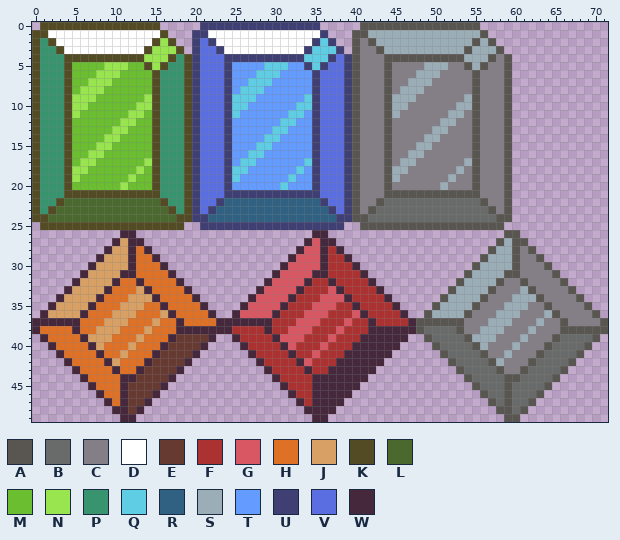
Two versions of one sprite sheet, assets/ui/base_ui_icons.png. Above, as it was before the edit.
The file is 72x50 pixels.
Palette (. is transparent): A #595652  B #696a6a  C #847e87  D #ffffff  E #663931  F #ac3232  G #d95763  H #df7126  J #d9a066  K #524b24  L #4b692f  M #6abe30  N #99e550  P #37946e  Q #5fcde4  R #306082  S #9badb7  T #639bff  U #3f3f74  V #5b6ee1  W #45283c
New version:
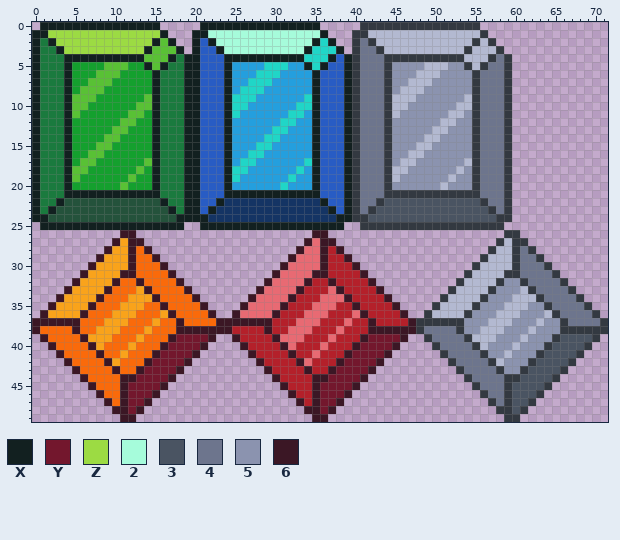
Colours new in this view: X #122020  Y #73172d  Z #9cdb43  2 #a6fcdb  3 #4a5462  4 #6d758d  5 #8b93af  6 #3b1725
What changed:
colour A: #595652 -> #333941
colour F: #ac3232 -> #b4202a
colour G: #d95763 -> #e86a73
colour H: #df7126 -> #fa6a0a
colour J: #d9a066 -> #f9a31b
colour L: #4b692f -> #24523b
colour M: #6abe30 -> #14a02e
colour N: #99e550 -> #59c135
colour P: #37946e -> #1a7a3e
colour Q: #5fcde4 -> #20d6c7
colour R: #306082 -> #143464
colour S: #9badb7 -> #b3b9d1
colour T: #639bff -> #249fde
colour V: #5b6ee1 -> #285cc4
Changed rows in their new state; - is a pixel that keeps its letter.
first column x 0:
 0 -XXXXXXXXXXXXXXX-----XXXXXXXXXXXXXXX-----------------------------------
 1 XXZZZZZZZZZZZZZZX---XX22222222222222X----------------------------------
 2 X-XZZZZZZZZZZZZX-X--X-X222222222222X-X---4-----------------------------
 3 X--XZZZZZZZZZZX---X-X--X2222222222X---X--44----------------------------
 4 X---XXXXXXXXXX---X-XX---XXXXXXXXXX---X-X-444--------------4------------
 5 X---X---------X-X--XX---X---------X-X--X-444-5555---55---44------------
 6 X---X----------X---XX---X----------X---X-444-555---5555-444------------
 7 X---X----------X---XX---X----------X---X-444-55---55555-444------------
 8 X---X----------X---XX---X----------X---X-444-5---555555-444------------
 9 X---X----------X---XX---X----------X---X-444----555555--444------------
10 X---X----------X---XX---X----------X---X-444---555555---444------------
11 X---X----------X---XX---X----------X---X-444--555555--5-444------------
12 X---X----------X---XX---X----------X---X-444-555555--55-444------------
13 X---X----------X---XX---X----------X---X-444-55555--555-444------------
14 X---X----------X---XX---X----------X---X-444-5555--5555-444------------
15 X---X----------X---XX---X----------X---X-444-555--55555-444------------
16 X---X----------X---XX---X----------X---X-444-55--555555-444------------
17 X---X----------X---XX---X----------X---X-444-5--555555--444------------
18 X---X----------X---XX---X----------X---X-444---555555-5-444------------
19 X---X----------X---XX---X----------X---X-444--555555-55-444------------
20 X---X----------X---XX---X----------X---X-444-555555-555-444------------
21 X---XXXXXXXXXXXX---XX---XXXXXXXXXXXX---X-444------------444------------
22 X--X------------X--XX--X------------X--X-44-333333333333-44------------
23 X-X--------------X-XX-X--------------X-X-4-33333333333333-4------------
24 XX----------------XXXX----------------XX--3333333333333333-------------
25 -XXXXXXXXXXXXXXXXXX--XXXXXXXXXXXXXXXXXX--------------------------------
26 -----------66----------------------66----------------------------------
27 ----------6-66--------------------6-66---------------------------------
28 ---------6--6-6------------------6--6-6----------------------4---------
29 --------6---6--6----------------6---6--6---------------------44--------
30 -------6----6---6--------------6----6---6--------------------444-------
31 ------6----66----6------------6----66----6-------------------4444------
32 -----6----6--6----6----------6----6--6----6----------------55-4444-----
33 ----6----6----6----6--------6----6----6----6--------------555--4444----
34 ---6----6------6----6------6----6------6----6------------555----4444---
35 --6----6--------6----6----6----6--------6----6----------555---55-4444--
36 -6----6----------6----6--6----6----------6----6--------555---555--4444-
37 666666------------6----6666666------------6----6------555---555-55-4444
38 6----6------------6666666----6------------666666-4444-55---555-555-----
39 -6----6----------6YYYY6--6----6----------6YYYY6---4444----555-555-3333-
40 --6----6--------6YYYY6----6----6--------6YYYY6-----4444--555-555-3333--
41 ---6----6------6YYYY6------6----6------6YYYY6-------4444-55-555-3333---
42 ----6----6----6YYYY6--------6----6----6YYYY6---------4444--555-3333----
43 -----6----6--6YYYY6----------6----6--6YYYY6-----------4444-55-3333-----
44 ------6----66YYYY6------------6----66YYYY6-------------4444--3333------
45 -------6---6YYYY6--------------6---6YYYY6---------------444-3333-------
46 --------6--6YYY6----------------6--6YYY6-----------------44-333--------
47 ---------6-6YY6------------------6-6YY6-------------------4-33---------
48 ----------66Y6--------------------66Y6----------------------3----------
49 -----------66----------------------66----------------------------------
Changed places in both pictures, as pixel boxes (x1, y1, x2, y2):
changed: (32, 22, 608, 422)
